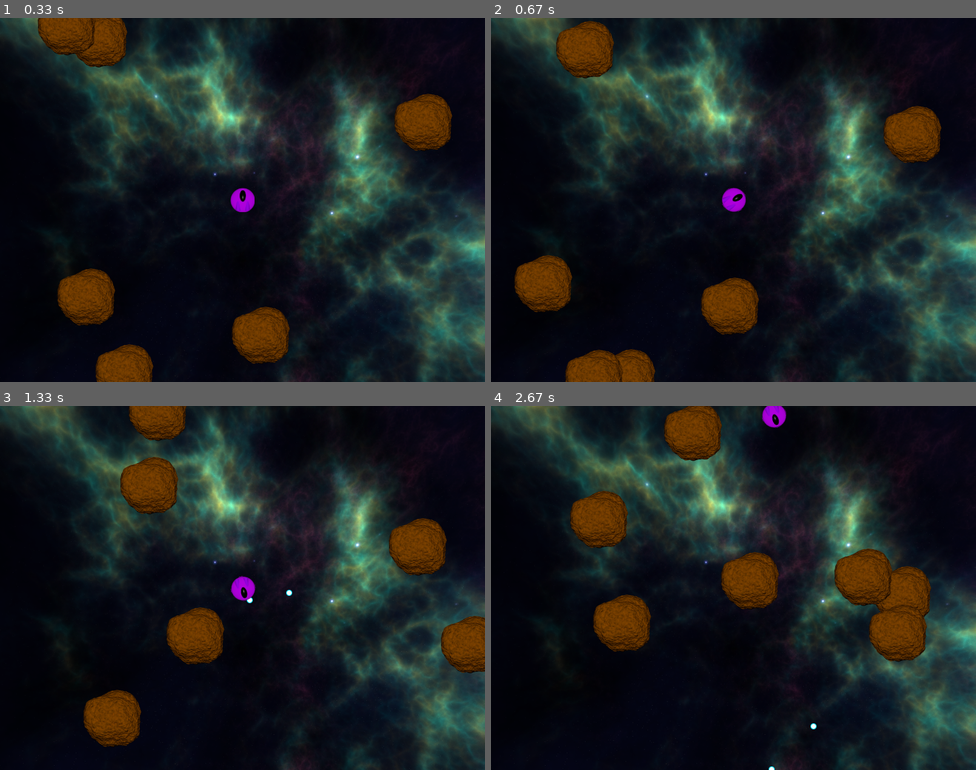
Above: before the commit, frames 1-4 (two rows, left to right).
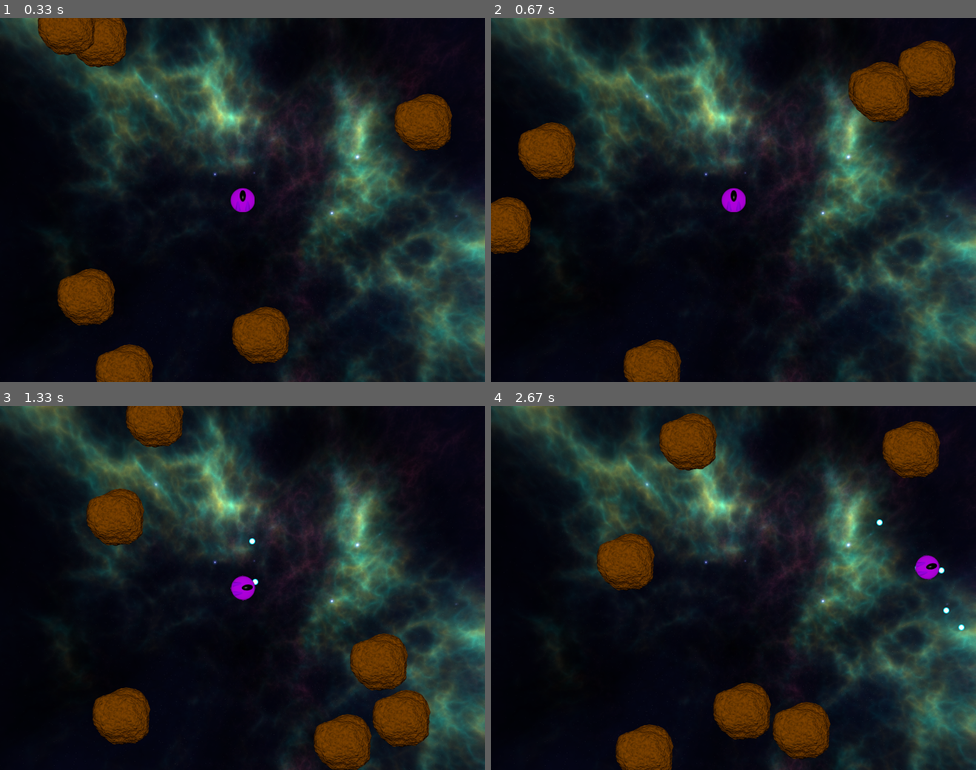
Above: after the commit, the same moments.

Repository: pallas0/pygame_asteroids
Game: pygame game, started from space_rocks/__main__.py
Same seed, same stepped clock (60 frames per second), same inputs: the game is played once before the commit and once after it.
Inputs:
- Up to frame 1 (0.33 s): no input
- Up to frame 2 (0.67 s): hold R from 0.33 s (still down); hold Right from 0.33 s (still down)
- Up to frame 3 (1.33 s): release R at 0.8 s; release Right at 0.8 s; hold Right 0.83-1.3 s; tap Space at 0.9, 1.2 s
- Up to frame 4 (2.67 s): hold Up 1.33-1.63 s; tap Space at 1.4, 1.73, 2.03, 2.23, 2.53 s; hold Right 1.67-2.13 s; hold Left from 2.17 s (still down)

Frame 1 is identical in both runs. In frame 2, 13% of the frame differs, in the area x 0-96%, y 0-100%; in frame 3, 13%; in frame 4, 17%, in the area x 16-98%, y 0-100%.

Commit message:
in-game reset option added, asteroid gen function created

Diff:
--- a/space_rocks/game.py
+++ b/space_rocks/game.py
@@ -15,6 +15,17 @@
         self.bullets = []
         self.spaceship = Spaceship((400, 300), self.bullets.append)
 
+        self.asteroids_gen()
+
+
+    def reset_game(self):
+        self.asteroids = []
+        self.bullets = []
+        self.spaceship = Spaceship((400, 300), self.bullets.append)
+
+        self.asteroids_gen()
+
+    def asteroids_gen(self):
         for _ in range(6):
             while True:
                 position = get_random_position(self.screen)
@@ -67,6 +78,9 @@
             if is_key_pressed[pygame.K_UP]:
                 self.spaceship.accelerate()
 
+        if is_key_pressed[pygame.K_r]:
+            self.reset_game()
+
     def _process_game_logic(self):
         for game_object in self._get_game_objects():
             game_object.move(self.screen)
@@ -83,6 +97,7 @@
                     self.asteroids.remove(asteroid)
                     self.bullets.remove(bullet)
                     asteroid.split()
+                    break
 
         for bullet in self.bullets[:]:
             if not self.screen.get_rect().collidepoint(bullet.position):
